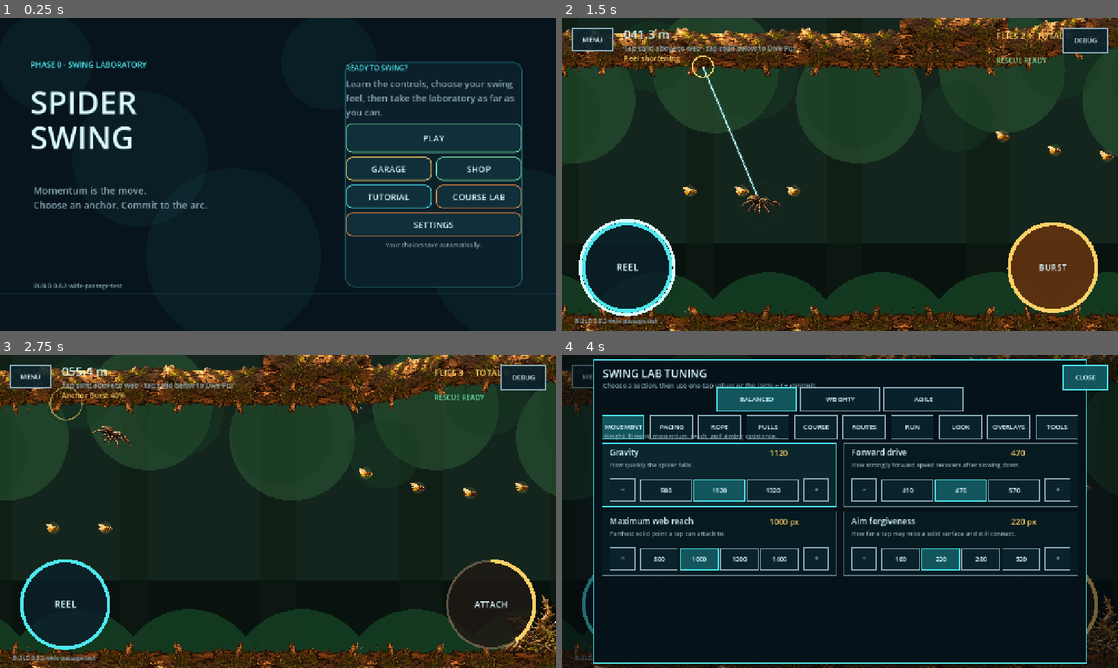
Above: before the commit, frames 1-4 (two rows, left to right).
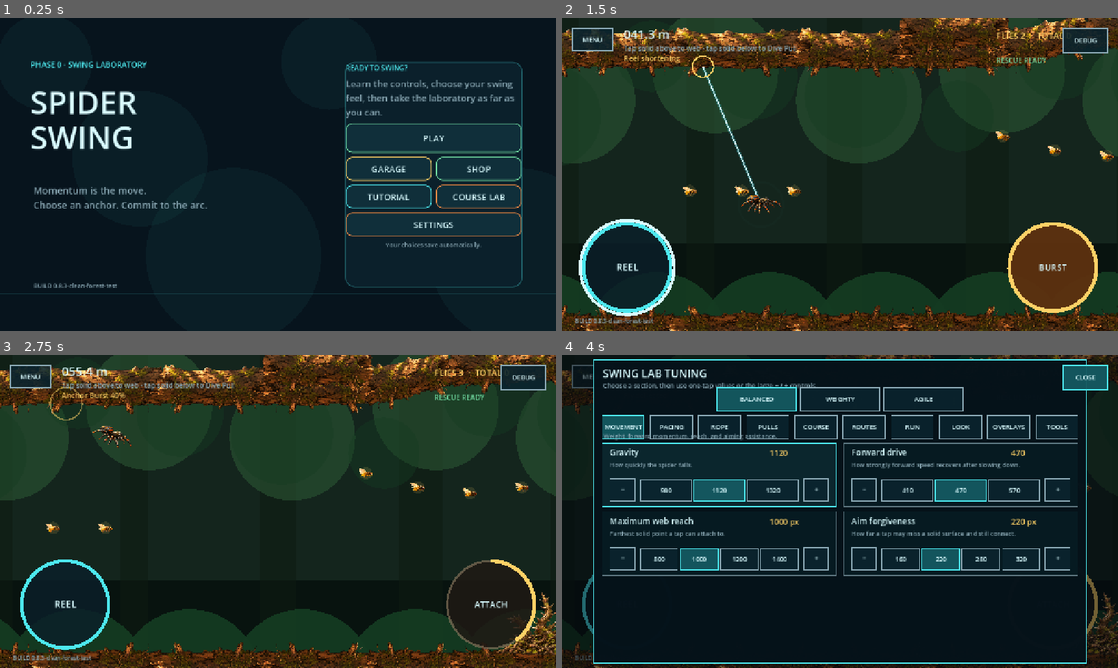
Above: after the commit, the same moments.

Repository: menno420/spider-swing
Game: Godot game, scene res://game/bootstrap/main.tscn
The game is run twice, just before and just after one commit, with the same random seed, the same clock (stepped at 60 frames per second) and the same inputs.
Inputs (mouse positions are in pixels of both pictures, inside the frame that each line leads up to):
- Up to frame 1 (0.25 s): no input
- Up to frame 2 (1.5 s): click "PLAY" at 0.5 s; click (628, 268) at 1.25 s
- Up to frame 3 (2.75 s): click (489, 605) at 2 s
- Up to frame 4 (4 s): click (1084, 376) at 2.75 s; click (840, 511) at 3.5 s

The runs differ from the first frame. In frame 1, less than 0.1% of the frame differs, in the area x 11-22%, y 84-87%; in frame 2, less than 0.1%; in frame 3, 0.7%, in the area x 7-100%, y 75-98%; in frame 4, 0.3%.

Commit message:
Render finished forest obstacles without legacy backing

Diff:
--- a/game/presentation/scripts/art_asset_catalog.gd
+++ b/game/presentation/scripts/art_asset_catalog.gd
@@ -2,8 +2,10 @@
 class_name ArtAssetCatalog
 ## Presentation-owned runtime art paths.
 ##
-## These assets decorate authoritative simulation silhouettes. They do not own
-## collision geometry, pickup radius, spider radius, or obstacle classification.
+## These assets present authoritative simulation silhouettes. Finished obstacle
+## art is drawn on transparent alpha without the prototype geometry fill behind
+## it. The assets still do not own collision geometry, pickup radius, spider
+## radius, or obstacle classification.
 
 const FOREST_BRANCH := &"forest_branch"
 const FOREST_BRAMBLE := &"forest_bramble"
--- a/game/presentation/scripts/environment_theme_catalog.gd
+++ b/game/presentation/scripts/environment_theme_catalog.gd
@@ -24,6 +24,7 @@
 		"near": Color(0.08, 0.28, 0.25, 0.90),
 		"material_tint": Color(0.20, 0.16, 0.09, 0.96),
 		"obstacle_tint": Color("632e34"),
+		"draw_obstacle_geometry_backing": true,
 		"safe_edge": Color("73e0a4"),
 		"lethal_edge": Color("ffd166"),
 		"accent": Color("4de8ee"),
@@ -40,6 +41,7 @@
 		"near": Color(0.08, 0.23, 0.13, 0.94),
 		"material_tint": Color(0.82, 0.78, 0.67, 1.0),
 		"obstacle_tint": Color(0.70, 0.58, 0.44, 1.0),
+		"draw_obstacle_geometry_backing": false,
 		"safe_edge": Color("8ccf7a"),
 		"lethal_edge": Color("efb45f"),
 		"accent": Color("9fd37f"),
@@ -56,6 +58,7 @@
 		"near": Color(0.06, 0.20, 0.24, 0.96),
 		"material_tint": Color(0.78, 0.88, 0.92, 1.0),
 		"obstacle_tint": Color(0.62, 0.76, 0.80, 1.0),
+		"draw_obstacle_geometry_backing": true,
 		"safe_edge": Color("72d6b5"),
 		"lethal_edge": Color("f1c36f"),
 		"accent": Color("73d8d6"),
@@ -72,6 +75,7 @@
 		"near": Color(0.17, 0.30, 0.20, 0.92),
 		"material_tint": Color(0.88, 0.82, 0.68, 1.0),
 		"obstacle_tint": Color(0.82, 0.68, 0.54, 1.0),
+		"draw_obstacle_geometry_backing": true,
 		"safe_edge": Color("86cf8f"),
 		"lethal_edge": Color("f2c46f"),
 		"accent": Color("7cc6ad"),
@@ -88,6 +92,7 @@
 		"near": Color(0.20, 0.13, 0.12, 0.94),
 		"material_tint": Color(0.84, 0.76, 0.66, 1.0),
 		"obstacle_tint": Color(0.72, 0.60, 0.50, 1.0),
+		"draw_obstacle_geometry_backing": true,
 		"safe_edge": Color("84c4a2"),
 		"lethal_edge": Color("e9ad5d"),
 		"accent": Color("c38f52"),
--- a/game/presentation/scripts/swing_lab.gd
+++ b/game/presentation/scripts/swing_lab.gd
@@ -20,7 +20,7 @@
 const ENVIRONMENT_TEXTURE_WORLD_SIZE := 420.0
 const FOREST_BRANCH_HEIGHT := 122.0
 const FOREST_BRANCH_BASELINE := 94.0
-const FOREST_OBSTACLE_SHADOW := Color(0.055, 0.035, 0.018, 0.92)
+const FOREST_OBSTACLE_ART_OVERSCAN := 8.0
 const FOREST_GATE_UPPER_SOURCE := Rect2(6.0, 3.0, 377.0, 186.0)
 const FOREST_GATE_LOWER_SOURCE := Rect2(2.0, 357.0, 373.0, 153.0)
 
@@ -417,7 +417,6 @@
 ) -> void:
 	var environment := _environment_theme()
 	if _uses_forest_art():
-		draw_colored_polygon(polygon, FOREST_OBSTACLE_SHADOW)
 		var world_bounds := _polygon_bounds(world_polygon)
 		var screen_bounds := _polygon_bounds(polygon)
 		var top_points := 0
@@ -436,8 +435,23 @@
 		elif hanging:
 			flip_y = true
 		var texture := _art_texture(asset_id)
+		var draw_backing := bool(environment.get(
+			"draw_obstacle_geometry_backing",
+			true,
+		)) or texture == null
+		if draw_backing:
+			_draw_environment_polygon(
+				world_polygon,
+				polygon,
+				environment["obstacle_tint"] as Color,
+				OBSTACLE_DARK,
+			)
 		if texture != null:
-			_draw_texture_fitted(texture, screen_bounds.grow(3.0), flip_y)
+			_draw_texture_fitted(
+				texture,
+				screen_bounds.grow(FOREST_OBSTACLE_ART_OVERSCAN),
+				flip_y,
+			)
 		if _snapshot.collision_outlines_visible:
 			_draw_closed_polyline(
 				polygon,
@@ -475,29 +489,46 @@
 
 func _draw_forest_gate(first_index: int, viewport_size: Vector2) -> void:
 	var union_bounds := Rect2()
+	var world_polygons: Array[PackedVector2Array] = []
 	var screen_polygons: Array[PackedVector2Array] = []
 	for offset in range(2):
-		var polygon := _polygon_to_screen(
-			_snapshot.obstacles[first_index + offset],
-		)
+		var world_polygon: PackedVector2Array = \
+			_snapshot.obstacles[first_index + offset]
+		var polygon := _polygon_to_screen(world_polygon)
+		world_polygons.append(world_polygon)
 		screen_polygons.append(polygon)
 		var bounds := _polygon_bounds(polygon)
 		union_bounds = bounds if offset == 0 else union_bounds.merge(bounds)
 	if union_bounds.end.x < -90.0 or \
 			union_bounds.position.x > viewport_size.x + 90.0:
 		return
-	for polygon: PackedVector2Array in screen_polygons:
-		draw_colored_polygon(polygon, FOREST_OBSTACLE_SHADOW)
 	var texture := _art_texture(ArtAssetCatalog.FOREST_ROOT_GATE)
+	var environment := _environment_theme()
+	var draw_backing := bool(environment.get(
+		"draw_obstacle_geometry_backing",
+		true,
+	)) or texture == null
+	if draw_backing:
+		for offset in range(2):
+			_draw_environment_polygon(
+				world_polygons[offset],
+				screen_polygons[offset],
+				environment["obstacle_tint"] as Color,
+				OBSTACLE_DARK,
+			)
 	if texture != null:
 		draw_texture_rect_region(
 			texture,
-			_polygon_bounds(screen_polygons[0]),
+			_polygon_bounds(screen_polygons[0]).grow(
+				FOREST_OBSTACLE_ART_OVERSCAN,
+			),
 			FOREST_GATE_UPPER_SOURCE,
 		)
 		draw_texture_rect_region(
 			texture,
-			_polygon_bounds(screen_polygons[1]),
+			_polygon_bounds(screen_polygons[1]).grow(
+				FOREST_OBSTACLE_ART_OVERSCAN,
+			),
 			FOREST_GATE_LOWER_SOURCE,
 		)
 	if _snapshot.collision_outlines_visible:
--- a/project.godot
+++ b/project.godot
@@ -9,7 +9,7 @@
 
 config/name="Spider Swing"
 config/description="Android-first 2D physics swing game. \"Spider Swing\" is an internal codename, not an approved release name — see docs/product/name-status.md."
-config/version="0.8.2-wide-passage-test"
+config/version="0.8.3-clean-forest-test"
 run/main_scene="res://game/bootstrap/main.tscn"
 config/features=PackedStringArray("4.7", "GL Compatibility")
 
--- a/tests/test_runner.gd
+++ b/tests/test_runner.gd
@@ -4,9 +4,9 @@
 const MAIN_SCENE_PATH := "res://game/bootstrap/main.tscn"
 const EXPORT_PRESETS_PATH := "res://export_presets.cfg"
 const ANDROID_WORKFLOW_PATH := "res://.github/workflows/android-debug.yml"
-const BUILD_VERSION := "0.8.2-wide-passage-test"
-const ANDROID_VERSION_CODE := 18
-const ANDROID_APP_NAME := "Spider Swing Wide Passage (dev)"
+const BUILD_VERSION := "0.8.3-clean-forest-test"
+const ANDROID_VERSION_CODE := 19
+const ANDROID_APP_NAME := "Spider Swing Clean Forest (dev)"
 const EXPECTED_CHECK_COUNT := 79
 const REQUIRED_INPUT_ACTIONS := [
 	"web_action", "reel_in", "burst_action", "pause", "restart_run",
Not shown, changed: export_presets.cfg
Not shown, changed: .github/workflows/android-debug.yml
